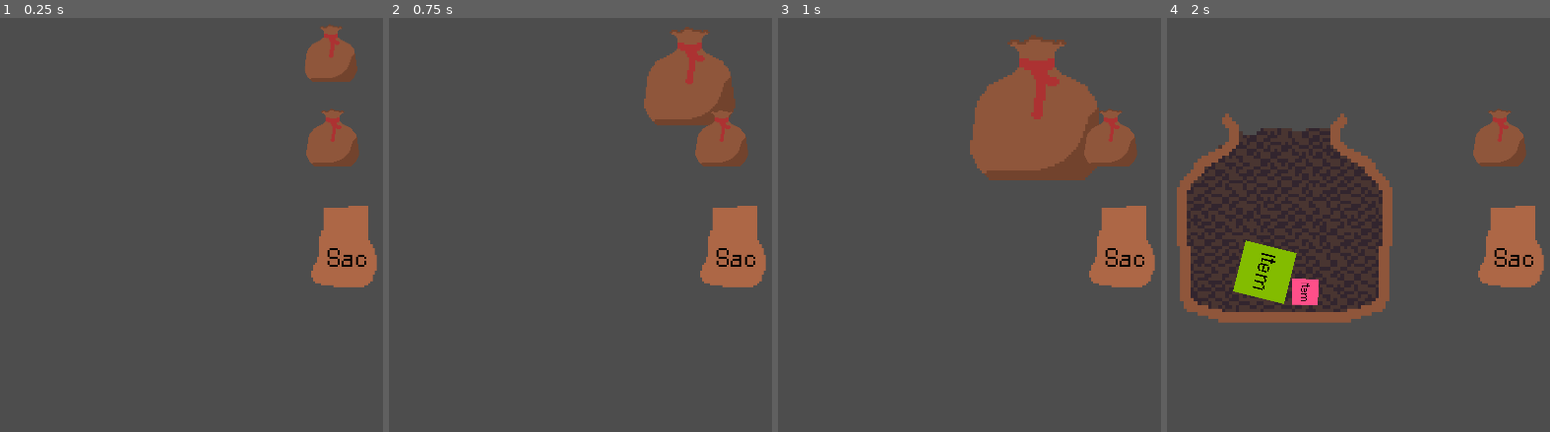
Above: before the commit, frames 1-4 (left to right).
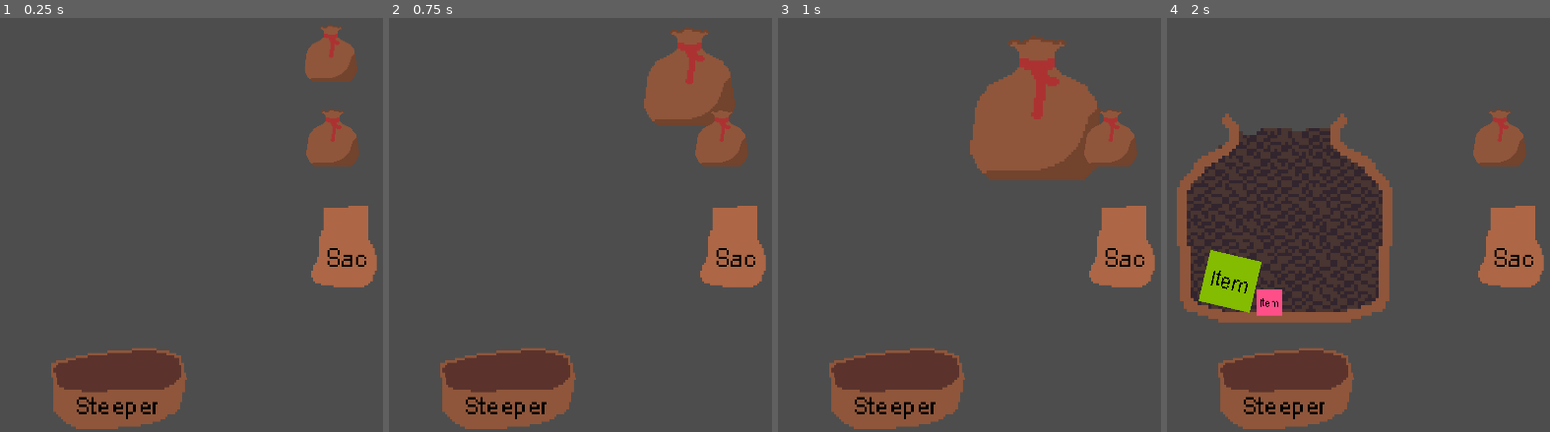
Above: after the commit, the same moments.

Repository: ThomasMcDonald904/TeaGame
Game: Godot game, scene res://scenes/brewdio.tscn
Two runs of this game, one before a commit and one after it. Both use one fixed random seed, a clock stepped at 60 frames per second and the inputs below. This scene is started directly instead of the project's main scene.
Inputs (mouse positions are in pixels of both pictures, inside the frame that each line leads up to):
- Up to frame 1 (0.25 s): no input
- Up to frame 2 (0.75 s): tap Enter at 0.5 s; move the mouse to (722, 51) at 0.52 s; press the mouse at (722, 51) at 0.53 s
- Up to frame 3 (1 s): no input
- Up to frame 4 (2 s): move the mouse to (1500, 138) at 1.27 s; release the mouse at (1500, 138) at 1.28 s; click (1500, 138) at 1.35 s

The runs differ from the first frame. In frame 1, 5.8% of the frame differs, in the area x 13-49%, y 79-100%; in frame 2, 5.8%; in frame 3, 5.8%; in frame 4, 9.1%, in the area x 8-49%, y 53-100%.

Commit message:
Added steeper and OpenContainer class

Diff:
--- a/project.godot
+++ b/project.godot
@@ -25,6 +25,8 @@
 
 window/size/viewport_width=1920
 window/size/viewport_height=1080
+window/size/mode=3
+window/size/resizable=false
 
 [input]
 
--- a/scenes/brewdio.tscn
+++ b/scenes/brewdio.tscn
@@ -6,6 +6,8 @@
 [ext_resource type="PackedScene" uid="uid://bxerj6aljo4e6" path="res://scenes/big_item_test.tscn" id="3_gpvku"]
 [ext_resource type="PackedScene" uid="uid://dhry6dqj0uowj" path="res://scenes/sac.tscn" id="5_787md"]
 [ext_resource type="PackedScene" uid="uid://u8celftcneat" path="res://scenes/sac_collider.tscn" id="6_1ggev"]
+[ext_resource type="PackedScene" uid="uid://chxldhtdacvuf" path="res://scenes/steeper.tscn" id="7_bwegx"]
+[ext_resource type="PackedScene" uid="uid://bi8y3yd2yvrpd" path="res://scenes/steeper_collider.tscn" id="8_ni6wm"]
 
 [node name="Brewdio" type="Node2D"]
 texture_filter = 1
@@ -18,12 +20,19 @@
 [node name="Pouch2" parent="." node_paths=PackedStringArray("collider") instance=ExtResource("1_iglth")]
 position = Vector2(1486, 357)
 collider = NodePath("../PouchCollider")
+starting_items = Array[PackedScene]([ExtResource("3_gpvku")])
 
 [node name="Sac" parent="." node_paths=PackedStringArray("collider") instance=ExtResource("5_787md")]
 position = Vector2(1512, 646)
 collider = NodePath("../SacCollider")
 starting_items = Array[PackedScene]([ExtResource("2_a81ip")])
 
+[node name="Steeper" parent="." node_paths=PackedStringArray("collider") instance=ExtResource("7_bwegx")]
+position = Vector2(953, 1001)
+collider = NodePath("../SteeperCollider")
+
 [node name="PouchCollider" parent="." instance=ExtResource("2_o5jyf")]
 
 [node name="SacCollider" parent="." instance=ExtResource("6_1ggev")]
+
+[node name="SteeperCollider" parent="." instance=ExtResource("8_ni6wm")]
--- a/scenes/pouch_collider.tscn
+++ b/scenes/pouch_collider.tscn
@@ -5,11 +5,13 @@
 scale = Vector2(8.5, 8.5)
 
 [node name="Collider" type="CollisionPolygon2D" parent="."]
+visible = false
 polygon = PackedVector2Array(20.3034, -17.6552, 19.8621, -15.4483, 23.8345, -12.3586, 28.2483, -11.9172, 30.0138, -8.38 …(628 unchanged characters)…
 
 [node name="Area2D" type="Area2D" parent="."]
 
 [node name="CollisionPolygon2D" type="CollisionPolygon2D" parent="Area2D"]
+visible = false
 polygon = PackedVector2Array(-31.0588, -24.8235, 30.3529, -24.1176, 35.7647, -14, 36.4706, 18.2353, 24.9412, 33.0588, -11.5294, 36.8235, -34.1176, 29.2941, -38.5882, 10.7059, -33.1765, -20.3529)
 
 [node name="SpawnPoints" type="Node" parent="."]
--- a/scenes/sac.tscn
+++ b/scenes/sac.tscn
@@ -215,6 +215,7 @@
 [node name="Area2D" type="Area2D" parent="."]
 
 [node name="CollisionPolygon2D" type="CollisionPolygon2D" parent="Area2D"]
+visible = false
 polygon = PackedVector2Array(13, -25, 13, -8.5, 17.5, -0.5, 17, 9, 15.5, 14, 11, 17, -6, 17, -15, 15, -17, 11.5, -17, 7, -14, 0, -13, -10, -11, -15.5, -11, -24, 1, -25)
 
 [node name="AnimationPlayer" type="AnimationPlayer" parent="."]
--- a/scenes/sac_collider.tscn
+++ b/scenes/sac_collider.tscn
@@ -3,6 +3,7 @@
 [node name="SacCollider" type="StaticBody2D"]
 
 [node name="Collider" type="CollisionPolygon2D" parent="."]
+visible = false
 position = Vector2(-595, -319)
 scale = Vector2(1.61635, 1.5996)
 polygon = PackedVector2Array(877.284, 326.331, 877.284, 478.244, 865, 512, 856, 575, 830, 603, 829, 643, 874, 666, 939, …(261 unchanged characters)…
@@ -10,6 +11,7 @@
 [node name="Area2D" type="Area2D" parent="."]
 
 [node name="CollisionPolygon2D" type="CollisionPolygon2D" parent="Area2D"]
+visible = false
 polygon = PackedVector2Array(813, 198, 992, 181, 1137, 181, 1154, 437, 1198, 541, 1201, 656, 1168, 735, 1111, 781, 885, 781, 796, 766, 750, 752, 723, 707, 720, 661, 773, 554, 780, 407, 795, 358, 808, 329)
 
 [node name="SpawnPoints" type="Node" parent="."]
--- /dev/null
+++ b/scenes/steeper.tscn
@@ -0,0 +1,398 @@
+[gd_scene load_steps=14 format=3 uid="uid://chxldhtdacvuf"]
+
+[ext_resource type="Texture2D" uid="uid://rbibj8gamvkc" path="res://resources/textures/steeper_with_anim.png" id="1_1ottf"]
+[ext_resource type="Script" path="res://scripts/open_container.gd" id="2_4hofi"]
+[ext_resource type="Texture2D" uid="uid://36kerel85qwt" path="res://resources/textures/steeper_front_face.png" id="3_lxd5b"]
+
+[sub_resource type="AtlasTexture" id="AtlasTexture_r6p1o"]
+atlas = ExtResource("1_1ottf")
+region = Rect2(0, 0, 64, 64)
+
+[sub_resource type="AtlasTexture" id="AtlasTexture_4vcb4"]
+atlas = ExtResource("1_1ottf")
+region = Rect2(64, 0, 64, 64)
+
+[sub_resource type="AtlasTexture" id="AtlasTexture_m7f03"]
+atlas = ExtResource("1_1ottf")
+region = Rect2(128, 0, 64, 64)
+
+[sub_resource type="AtlasTexture" id="AtlasTexture_prrf1"]
+atlas = ExtResource("1_1ottf")
+region = Rect2(192, 0, 64, 64)
+
+[sub_resource type="SpriteFrames" id="SpriteFrames_svudy"]
+animations = [{
+"frames": [{
+"duration": 1.0,
+"texture": SubResource("AtlasTexture_r6p1o")
+}],
+"loop": true,
+"name": &"closed",
+"speed": 5.0
+}, {
+"frames": [{
+"duration": 1.0,
+"texture": SubResource("AtlasTexture_4vcb4")
+}, {
+"duration": 1.0,
+"texture": SubResource("AtlasTexture_m7f03")
+}, {
+"duration": 1.0,
+"texture": SubResource("AtlasTexture_prrf1")
+}],
+"loop": true,
+"name": &"opening",
+"speed": 5.0
+}]
+
+[sub_resource type="Animation" id="Animation_6fu2y"]
+resource_name = "Opening"
+length = 1.5
+tracks/0/type = "value"
+tracks/0/imported = false
+tracks/0/enabled = true
+tracks/0/path = NodePath(".:position")
+tracks/0/interp = 1
+tracks/0/loop_wrap = true
+tracks/0/keys = {
+"times": PackedFloat32Array(0, 1.5),
+"transitions": PackedFloat32Array(0.5, 1),
+"update": 0,
+"values": [Vector2(0, 0), Vector2(960, 540)]
+}
+tracks/1/type = "value"
+tracks/1/imported = false
+tracks/1/enabled = true
+tracks/1/path = NodePath(".:scale")
+tracks/1/interp = 1
+tracks/1/loop_wrap = true
+tracks/1/keys = {
+"times": PackedFloat32Array(0, 1.5),
+"transitions": PackedFloat32Array(0.5, 1),
+"update": 0,
+"values": [Vector2(6, 6), Vector2(10, 10)]
+}
+tracks/2/type = "value"
+tracks/2/imported = false
+tracks/2/enabled = true
+tracks/2/path = NodePath(".:is_opened")
+tracks/2/interp = 1
+tracks/2/loop_wrap = true
+tracks/2/keys = {
+"times": PackedFloat32Array(0, 1.5),
+"transitions": PackedFloat32Array(1, 1),
+"update": 1,
+"values": [false, true]
+}
+tracks/3/type = "method"
+tracks/3/imported = false
+tracks/3/enabled = true
+tracks/3/path = NodePath(".")
+tracks/3/interp = 1
+tracks/3/loop_wrap = true
+tracks/3/keys = {
+"times": PackedFloat32Array(1.5),
+"transitions": PackedFloat32Array(1),
+"values": [{
+"args": [],
+"method": &"set_items_visible"
+}]
+}
+tracks/4/type = "value"
+tracks/4/imported = false
+tracks/4/enabled = true
+tracks/4/path = NodePath(".:animation")
+tracks/4/interp = 1
+tracks/4/loop_wrap = true
+tracks/4/keys = {
+"times": PackedFloat32Array(0, 1.2, 1.3),
+"transitions": PackedFloat32Array(1, 1, 1),
+"update": 1,
+"values": [&"closed", &"closed", &"opening"]
+}
+tracks/5/type = "value"
+tracks/5/imported = false
+tracks/5/enabled = true
+tracks/5/path = NodePath(".:frame")
+tracks/5/interp = 1
+tracks/5/loop_wrap = true
+tracks/5/keys = {
+"times": PackedFloat32Array(0, 1.2, 1.3, 1.4, 1.5),
+"transitions": PackedFloat32Array(1, 1, 1, 1, 1),
+"update": 2,
+"values": [0, 0, 0, 1, 2]
+}
+tracks/6/type = "value"
+tracks/6/imported = false
+tracks/6/enabled = true
+tracks/6/path = NodePath("FrontFace:visible")
+tracks/6/interp = 1
+tracks/6/loop_wrap = true
+tracks/6/keys = {
+"times": PackedFloat32Array(0),
+"transitions": PackedFloat32Array(1),
+"update": 1,
+"values": [false]
+}
+tracks/7/type = "value"
+tracks/7/imported = false
+tracks/7/enabled = true
+tracks/7/path = NodePath("Sides/CollisionPolygon2D:disabled")
+tracks/7/interp = 1
+tracks/7/loop_wrap = true
+tracks/7/keys = {
+"times": PackedFloat32Array(0),
+"transitions": PackedFloat32Array(1),
+"update": 1,
+"values": [true]
+}
+tracks/8/type = "value"
+tracks/8/imported = false
+tracks/8/enabled = true
+tracks/8/path = NodePath(".:is_resting")
+tracks/8/interp = 1
+tracks/8/loop_wrap = true
+tracks/8/keys = {
+"times": PackedFloat32Array(0),
+"transitions": PackedFloat32Array(1),
+"update": 1,
+"values": [false]
+}
+tracks/9/type = "value"
+tracks/9/imported = false
+tracks/9/enabled = true
+tracks/9/path = NodePath("EntranceBoundary/CollisionPolygon2D:disabled")
+tracks/9/interp = 1
+tracks/9/loop_wrap = true
+tracks/9/keys = {
+"times": PackedFloat32Array(0),
+"transitions": PackedFloat32Array(1),
+"update": 1,
+"values": [true]
+}
+
+[sub_resource type="Animation" id="Animation_3bcbv"]
+resource_name = "Closing"
+length = 1.5
+tracks/0/type = "value"
+tracks/0/imported = false
+tracks/0/enabled = true
+tracks/0/path = NodePath(".:position")
+tracks/0/interp = 1
+tracks/0/loop_wrap = true
+tracks/0/keys = {
+"times": PackedFloat32Array(0, 1.5),
+"transitions": PackedFloat32Array(2, 1),
+"update": 0,
+"values": [Vector2(960, 540), Vector2(0, 0)]
+}
+tracks/1/type = "value"
+tracks/1/imported = false
+tracks/1/enabled = true
+tracks/1/path = NodePath(".:scale")
+tracks/1/interp = 1
+tracks/1/loop_wrap = true
+tracks/1/keys = {
+"times": PackedFloat32Array(0, 1.5),
+"transitions": PackedFloat32Array(2, 1),
+"update": 0,
+"values": [Vector2(10, 10), Vector2(6, 6)]
+}
+tracks/2/type = "value"
+tracks/2/imported = false
+tracks/2/enabled = true
+tracks/2/path = NodePath(".:is_opened")
+tracks/2/interp = 1
+tracks/2/loop_wrap = true
+tracks/2/keys = {
+"times": PackedFloat32Array(1.5),
+"transitions": PackedFloat32Array(1),
+"update": 1,
+"values": [false]
+}
+tracks/3/type = "value"
+tracks/3/imported = false
+tracks/3/enabled = true
+tracks/3/path = NodePath(".:animation")
+tracks/3/interp = 1
+tracks/3/loop_wrap = true
+tracks/3/keys = {
+"times": PackedFloat32Array(0, 0.3),
+"transitions": PackedFloat32Array(1, 1),
+"update": 1,
+"values": [&"opening", &"closed"]
+}
+tracks/4/type = "value"
+tracks/4/imported = false
+tracks/4/enabled = true
+tracks/4/path = NodePath(".:frame")
+tracks/4/interp = 1
+tracks/4/loop_wrap = true
+tracks/4/keys = {
+"times": PackedFloat32Array(0, 0.1, 0.2, 0.3),
+"transitions": PackedFloat32Array(1, 1, 1, 1),
+"update": 2,
+"values": [2, 1, 0, 0]
+}
+tracks/5/type = "value"
+tracks/5/imported = false
+tracks/5/enabled = true
+tracks/5/path = NodePath("FrontFace:visible")
+tracks/5/interp = 1
+tracks/5/loop_wrap = true
+tracks/5/keys = {
+"times": PackedFloat32Array(1.5),
+"transitions": PackedFloat32Array(1),
+"update": 1,
+"values": [true]
+}
+tracks/6/type = "value"
+tracks/6/imported = false
+tracks/6/enabled = true
+tracks/6/path = NodePath("Sides/CollisionPolygon2D:disabled")
+tracks/6/interp = 1
+tracks/6/loop_wrap = true
+tracks/6/keys = {
+"times": PackedFloat32Array(1.5),
+"transitions": PackedFloat32Array(1),
+"update": 1,
+"values": [false]
+}
+tracks/7/type = "value"
+tracks/7/imported = false
+tracks/7/enabled = true
+tracks/7/path = NodePath(".:is_resting")
+tracks/7/interp = 1
+tracks/7/loop_wrap = true
+tracks/7/keys = {
+"times": PackedFloat32Array(1.5),
+"transitions": PackedFloat32Array(1),
+"update": 1,
+"values": [true]
+}
+tracks/8/type = "value"
+tracks/8/imported = false
+tracks/8/enabled = true
+tracks/8/path = NodePath("EntranceBoundary/CollisionPolygon2D:disabled")
+tracks/8/interp = 1
+tracks/8/loop_wrap = true
+tracks/8/keys = {
+"times": PackedFloat32Array(1.5),
+"transitions": PackedFloat32Array(1),
+"update": 1,
+"values": [false]
+}
+
+[sub_resource type="Animation" id="Animation_s1iv8"]
+resource_name = "HoldItem"
+length = 0.06
+step = 0.01
+tracks/0/type = "value"
+tracks/0/imported = false
+tracks/0/enabled = true
+tracks/0/path = NodePath(".:scale")
+tracks/0/interp = 1
+tracks/0/loop_wrap = true
+tracks/0/keys = {
+"times": PackedFloat32Array(0, 0.03, 0.06),
+"transitions": PackedFloat32Array(1, 1, 1),
+"update": 0,
+"values": [Vector2(6, 6), Vector2(8, 8), Vector2(6, 6)]
+}
+
+[sub_resource type="Animation" id="Animation_0ar6m"]
+resource_name = "RESET"
+tracks/0/type = "value"
+tracks/0/imported = false
+tracks/0/enabled = true
+tracks/0/path = NodePath("Sides/CollisionPolygon2D:disabled")
+tracks/0/interp = 1
+tracks/0/loop_wrap = true
+tracks/0/keys = {
+"times": PackedFloat32Array(0),
+"transitions": PackedFloat32Array(1),
+"update": 1,
+"values": [false]
+}
+tracks/1/type = "value"
+tracks/1/imported = false
+tracks/1/enabled = true
+tracks/1/path = NodePath("FrontFace:visible")
+tracks/1/interp = 1
+tracks/1/loop_wrap = true
+tracks/1/keys = {
+"times": PackedFloat32Array(0),
+"transitions": PackedFloat32Array(1),
+"update": 1,
+"values": [true]
+}
+tracks/2/type = "value"
+tracks/2/imported = false
+tracks/2/enabled = true
+tracks/2/path = NodePath(".:is_resting")
+tracks/2/interp = 1
+tracks/2/loop_wrap = true
+tracks/2/keys = {
+"times": PackedFloat32Array(0),
+"transitions": PackedFloat32Array(1),
+"update": 1,
+"values": [true]
+}
+tracks/3/type = "value"
+tracks/3/imported = false
+tracks/3/enabled = true
+tracks/3/path = NodePath("EntranceBoundary/CollisionPolygon2D:disabled")
+tracks/3/interp = 1
+tracks/3/loop_wrap = true
+tracks/3/keys = {
+"times": PackedFloat32Array(0),
+"transitions": PackedFloat32Array(1),
+"update": 1,
+"values": [false]
+}
+
+[sub_resource type="AnimationLibrary" id="AnimationLibrary_py48b"]
+_data = {
+"Closing": SubResource("Animation_3bcbv"),
+"HoldItem": SubResource("Animation_s1iv8"),
+"Opening": SubResource("Animation_6fu2y"),
+"RESET": SubResource("Animation_0ar6m")
+}
+
+[node name="Steeper" type="AnimatedSprite2D" node_paths=PackedStringArray("entrance_boundary", "sides", "area2d", "animation_player")]
+scale = Vector2(6, 6)
+sprite_frames = SubResource("SpriteFrames_svudy")
+animation = &"closed"
+script = ExtResource("2_4hofi")
+entrance_boundary = NodePath("EntranceBoundary")
+sides = NodePath("Sides")
+area2d = NodePath("Area2D")
+animation_player = NodePath("AnimationPlayer")
+
+[node name="Area2D" type="Area2D" parent="."]
+
+[node name="CollisionPolygon2D" type="CollisionPolygon2D" parent="Area2D"]
+visible = false
+polygon = PackedVector2Array(-25.8333, -15.5, -11.6667, -18.6667, 6.83333, -21.1667, 17, -21.1667, 26.8333, -17.6667, 29, -10.6667, 28.1667, -3.16667, 26, 4.5, 19.8333, 7.66667, 14.8333, 9.83333, 10.1667, 10.8333, 0.666667, 12, -15.8333, 12, -24.8333, 5.16667, -26.3333, -9.16667)
+
+[node name="FrontFace" type="Sprite2D" parent="."]
+z_index = 1
+position = Vector2(0.5, -4)
+texture = ExtResource("3_lxd5b")
+
+[node name="AnimationPlayer" type="AnimationPlayer" parent="."]
+libraries = {
+"": SubResource("AnimationLibrary_py48b")
+}
+
+[node name="Sides" type="StaticBody2D" parent="."]
+
+[node name="CollisionPolygon2D" type="CollisionPolygon2D" parent="Sides"]
+visible = false
+polygon = PackedVector2Array(-23.6667, -15.1667, -23.6667, 5.33333, -15.8333, 11.6667, 8.5, 11.1667, 23.3333, 6.5, 27.1667, 1.66667, 26.3333, -16.8333, 28.5, -17, 29.3333, 3.16667, 24.3333, 8.66667, 10, 12.8333, -15.8333, 13.6667, -26.6667, 6.5, -26.8333, -15.1667)
+
+[node name="EntranceBoundary" type="Area2D" parent="."]
+
+[node name="CollisionPolygon2D" type="CollisionPolygon2D" parent="EntranceBoundary"]
+visible = false
+polygon = PackedVector2Array(-24.3333, 4.5, -16, 11.8333, 7.5, 11.1667, 23.1667, 7, 27.1667, 1.83333)
--- /dev/null
+++ b/scenes/steeper_collider.tscn
@@ -0,0 +1,22 @@
+[gd_scene format=3 uid="uid://bi8y3yd2yvrpd"]
+
+[node name="SteeperCollider" type="StaticBody2D"]
+
+[node name="Collider" type="CollisionPolygon2D" parent="."]
+visible = false
+position = Vector2(0, -3)
+polygon = PackedVector2Array(710, 423, 729, 481, 732, 590, 811, 633, 1043, 634, 1127, 612, 1200, 582, 1221, 550, 1215, 452, 1235, 447, 1230, 407, 1213, 369, 1246, 403, 1250, 482, 1226, 601, 1103, 652, 883, 657, 703, 634, 694, 544, 680, 392)
+
+[node name="Area2D" type="Area2D" parent="."]
+
+[node name="CollisionPolygon2D" type="CollisionPolygon2D" parent="Area2D"]
+visible = false
+polygon = PackedVector2Array(696, 394, 762, 370, 852, 352, 934, 342, 1037, 331, 1129, 328, 1229, 363, 1248, 404, 1248, 475, 1239, 513, 1224, 585, 1159, 615, 1108, 643, 1060, 647, 967, 659, 798, 659, 713, 589, 702, 442)
+
+[node name="SpawnPoints" type="Node" parent="."]
+
+[node name="1" type="Node2D" parent="SpawnPoints"]
+position = Vector2(840, 498)
+
+[node name="2" type="Node2D" parent="SpawnPoints"]
+position = Vector2(1047, 492)
--- a/scripts/container.gd
+++ b/scripts/container.gd
@@ -13,12 +13,14 @@
 	for item in starting_items:
 		var inst = item.instantiate()
 		inventory.append(inst)
-	collider.get_node("Area2D").connect("mouse_entered", mouse_enter_pouch)
-	collider.get_node("Area2D").connect("mouse_exited", mouse_exit_pouch)
+	collider.get_node("Area2D").connect("mouse_entered", mouse_enter_container)
+	collider.get_node("Area2D").connect("mouse_exited", mouse_exit_container)
+	collider.get_node("Collider").disabled = true
 	area2d.connect("input_event", _on_area_2d_input_event)
 	area2d.connect("body_entered", _on_area_2d_body_entered)
 	area2d.connect("body_exited", _on_area_2d_body_exited)
 	animation_player.connect("animation_finished", _on_animation_player_animation_finished)
+	animation_player.connect("animation_started", _on_animation_player_animation_started)
 
 func _on_area_2d_input_event(_viewport, event: InputEvent, _shape_idx):
 	if event.is_action_pressed("click") and not is_opened and Globals.can_open_container:
@@ -39,14 +41,14 @@
 
 func _unhandled_input(event):
 	if event.is_action_pressed("click") and not is_mouse_on_container and is_opened and Globals.can_open_container:
-		close_pouch(null)
+		close_container(null)
 
 func set_items_visible():
 	if is_opened:
 		for item in inventory:
 			item.visible = true
 
-func close_pouch(chosen_item: RigidBody2D):
+func close_container(chosen_item: RigidBody2D):
 	for child in get_children():
 		if child in inventory and child != chosen_item:
 			remove_child(child)
@@ -59,15 +61,14 @@
 		chosen_item.call_deferred("reparent", get_tree().current_scene)
 		chosen_item.get_node("Collider").set_deferred("disabled", false)
 	collider.get_node("Collider").set_deferred("disabled", true)
-
-func mouse_enter_pouch():
+func mouse_enter_container():
 	is_mouse_on_container = true
 
-func mouse_exit_pouch():
+func mouse_exit_container():
 	is_mouse_on_container = false
 	if Globals.has_item and is_opened:
 		Globals.can_open_container = false
-		close_pouch(Globals.item_held)
+		close_container(Globals.item_held)
 
 
 func _on_area_2d_body_entered(_body):
@@ -83,3 +84,6 @@
 
 func _on_animation_player_animation_finished(_anim_name):
 	Globals.can_open_container = true
+
+func _on_animation_player_animation_started(_anim_name):
+	Globals.can_open_container = false
--- a/scripts/item.gd
+++ b/scripts/item.gd
@@ -1,6 +1,7 @@
 extends RigidBody2D
 
 var follow_mouse: bool = false
+@export var in_open_container: bool = false
 
 func _ready():
 	input_event.connect(_on_input_event, 3)
@@ -14,6 +15,7 @@
 			Globals.has_item = false
 			Globals.item_held = null
 			Globals.selected_inventory_object.inventory.append(self)
+			Globals.selected_inventory_object = null
 			get_parent().call_deferred("remove_child", self)
 		else:
 			$Collider.set_deferred("disabled", false)
@@ -22,6 +24,14 @@
 			Globals.has_item = false
 			Globals.item_held = null
 			linear_velocity = Vector2.ZERO
+	elif in_open_container:
+		in_open_container = false
+		follow_mouse = false
+		Globals.has_item = false
+		Globals.item_held = null
+		Globals.selected_inventory_object.inventory.append(self)
+		Globals.selected_inventory_object = null
+		get_parent().call_deferred("remove_child", self)
 
 
 func _on_input_event(_viewport, event: InputEvent, _shape_idx):
--- /dev/null
+++ b/scripts/open_container.gd
@@ -0,0 +1,30 @@
+class_name OpenContainer extends ItemContainer
+
+@export var is_resting: bool = true
+
+@export var entrance_boundary: Area2D
+@export var sides: StaticBody2D
+
+func _ready():
+	super()
+	entrance_boundary.connect("body_entered", entrance_boundary_entered)
+
+
+func _process(delta):
+	if Globals.item_held:
+		sides.get_child(0).disabled = true
+	else:
+		sides.get_child(0).disabled = false
+
+# Steeper doesn't have a selection highlighting function
+func _on_area_2d_body_entered(_body):
+	pass
+
+func _on_area_2d_body_exited(_body):
+	pass
+
+
+func entrance_boundary_entered(body):
+	if is_resting and body.get_parent() != self:
+		Globals.selected_inventory_object = self
+		body.in_open_container = true
Binary file added: resources/textures/steeper_front_face.png
Not shown, added: resources/textures/steeper_front_face.png.import
Not shown: 1 places in scenes/brewdio.tscn that only renumber resources
